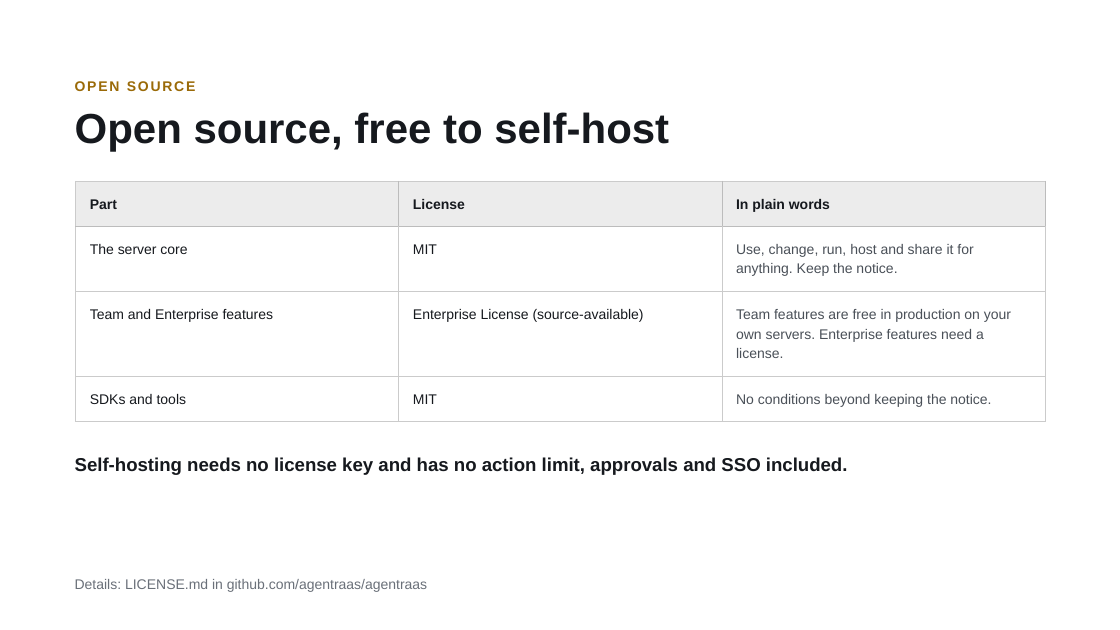
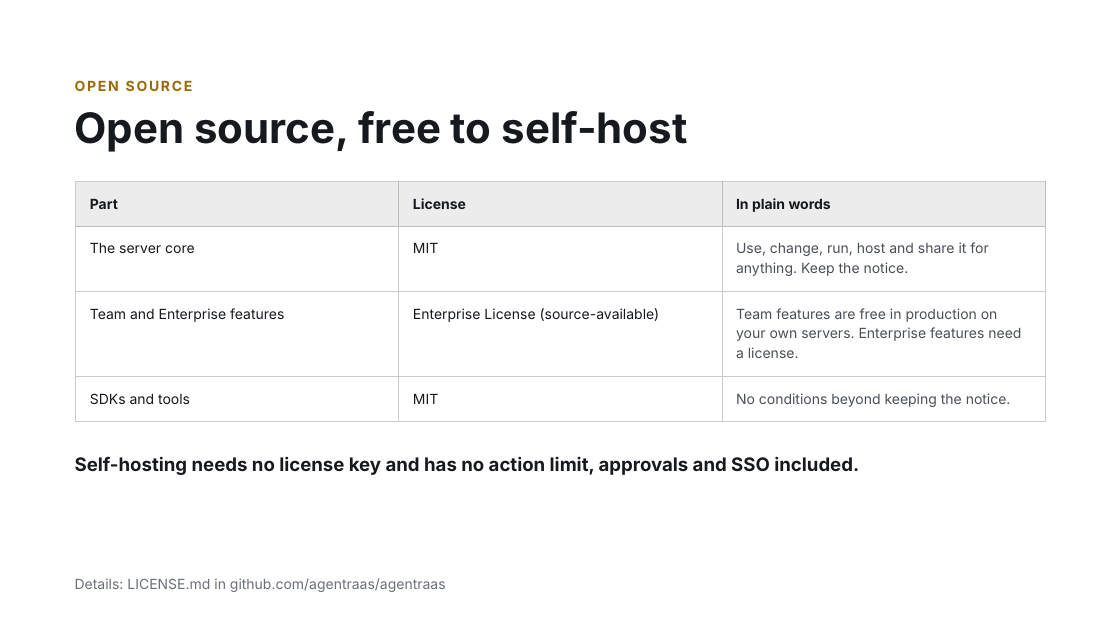
Before and after one commit to agentraas/agentraas, a slide deck: slide 11 of docs/presentations/AgentRaaS-deck.pptx. Drawn at 1120x630 pixels with LibreOffice and Linux fonts; fonts in the diff are those of the drawing. Boxes give left, top, right and bottom in pixels: in the first picture for what was removed or moved away, otherwise in the second. Text is boxed around its words. In the diff, an @@ line names an element or a change of style, - is before the commit and + after.

```diff
--- a/docs/presentations/AgentRaaS-deck.pptx
+++ b/docs/presentations/AgentRaaS-deck.pptx
@@ font Arial to Inter in 4 elements at bbox=[75, 80, 193, 91], bbox=[75, 456, 859, 475], bbox=[75, 578, 446, 592], bbox=[75, 111, 688, 152] @@
@@ table at bbox=[76, 181, 1046, 422] @@
@@ font Arial to Inter @@
```
Also in this commit, not shown: 12 other slides changed, 1 other file.
